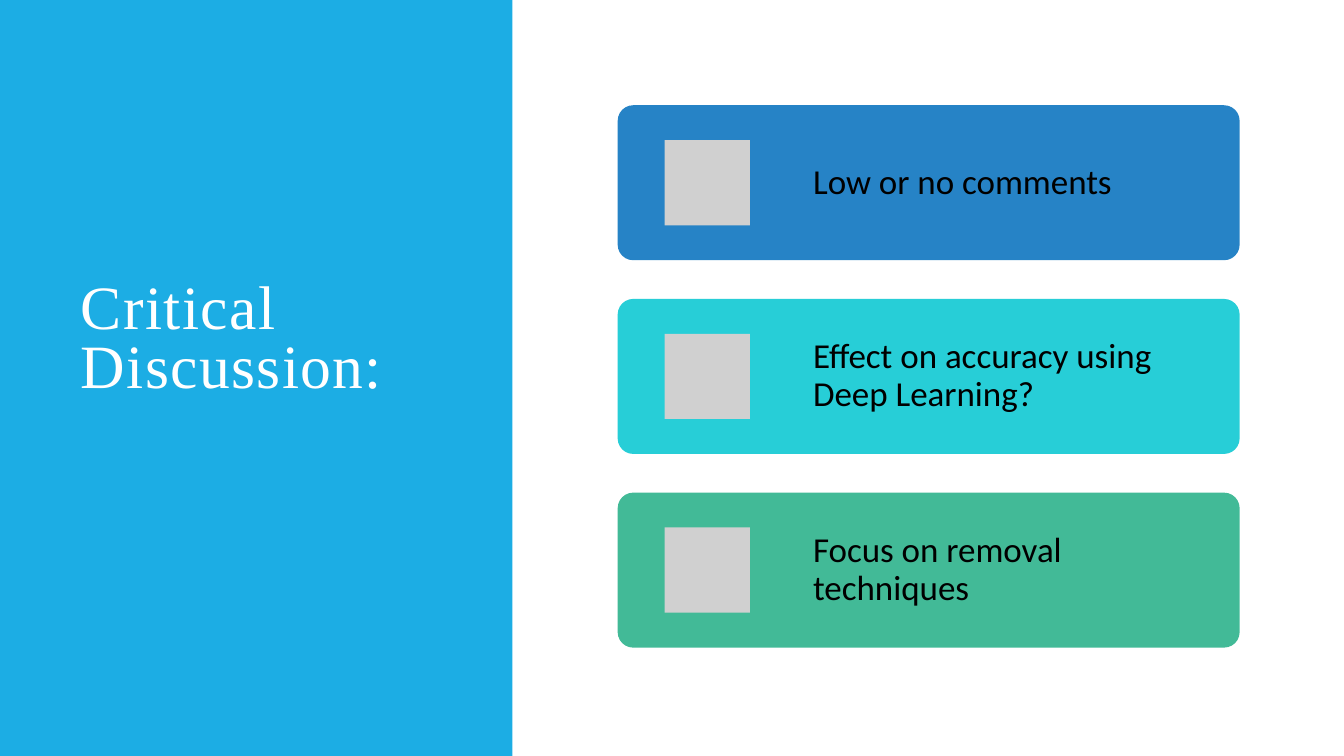
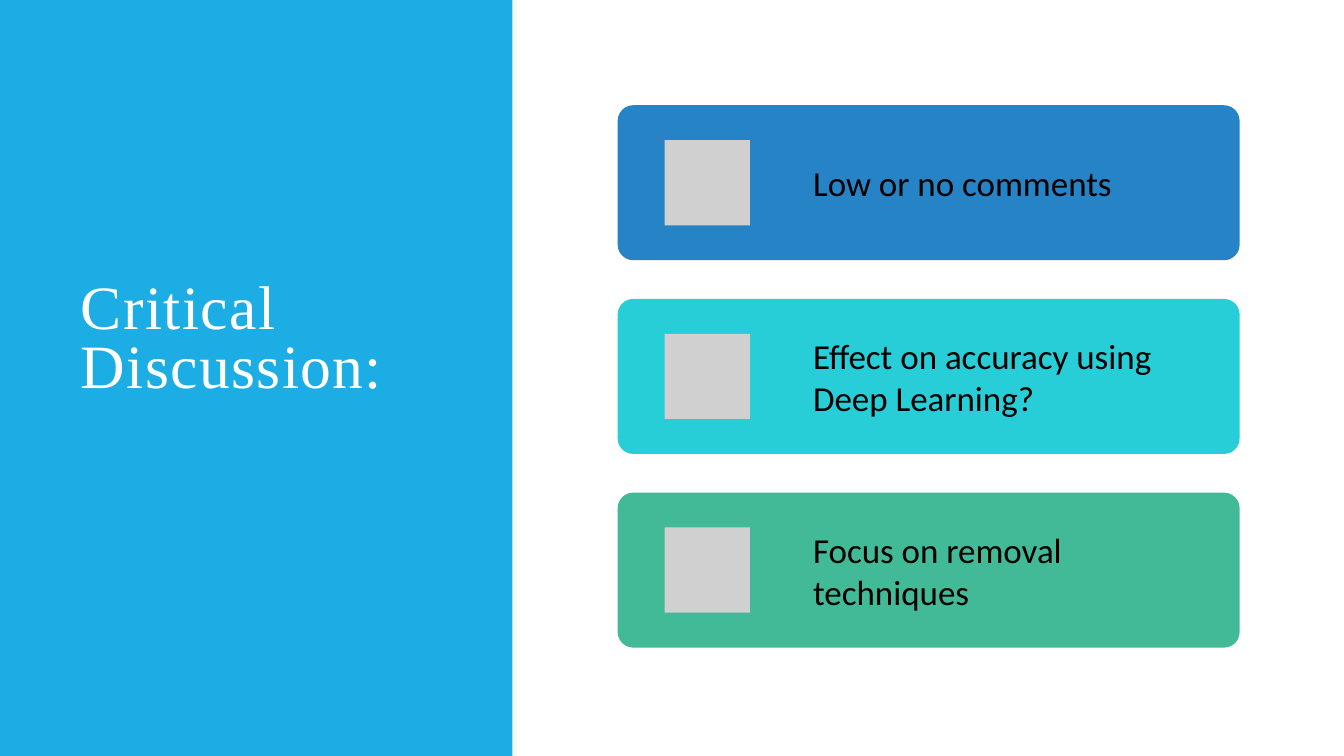
Before and after one commit to NJ261/CSCI6509_Project, a slide deck: slide 14 of presentation/presentation.pptx (slide 11 before the commit). Drawn at 1344x756 pixels with LibreOffice and Linux fonts; fonts in the diff are those of the drawing; grey boxes stand for pictures. Boxes give left, top, right and bottom in pixels: in the first picture for what was removed or moved away, otherwise in the second. Text is boxed around its words. In the diff, an @@ line names an element or a change of style, - is before the commit and + after.

```diff
--- a/presentation/presentation.pptx
+++ b/presentation/presentation.pptx
@@ line spacing 0.9 to 1 in 3 elements at bbox=[813, 173, 1112, 197], bbox=[813, 345, 1151, 417], bbox=[813, 538, 1061, 611] @@
```
Also in this commit, not shown: 3 other slides changed, 4 slides added.
